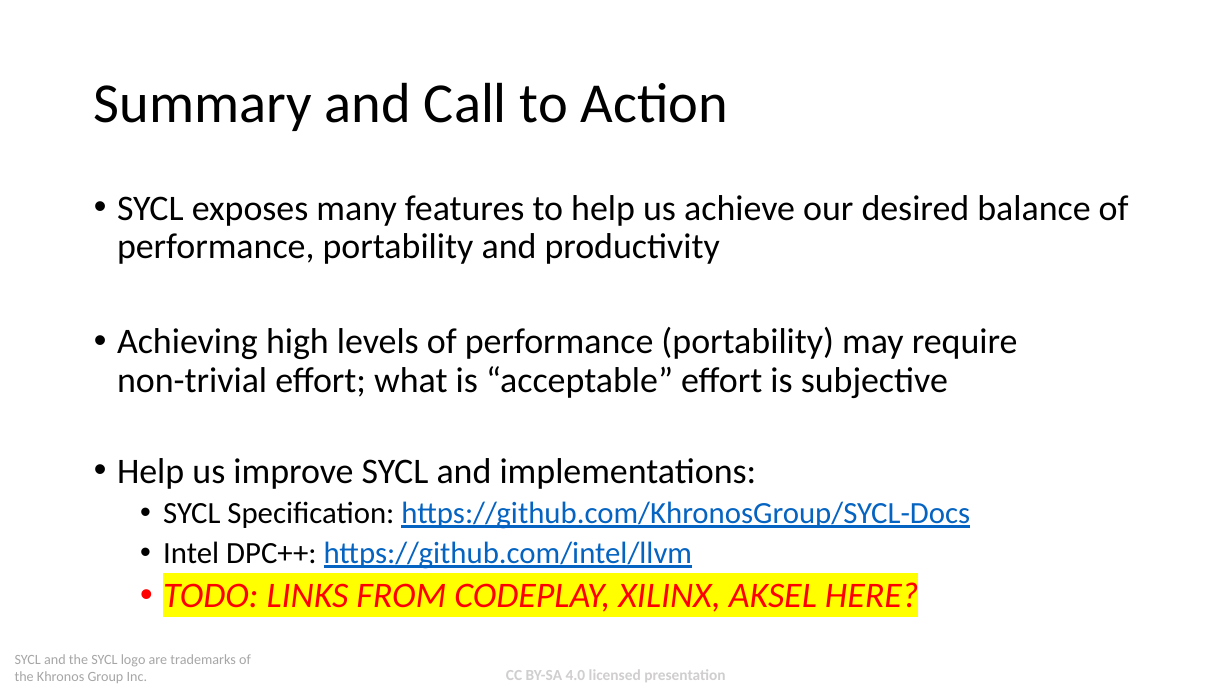
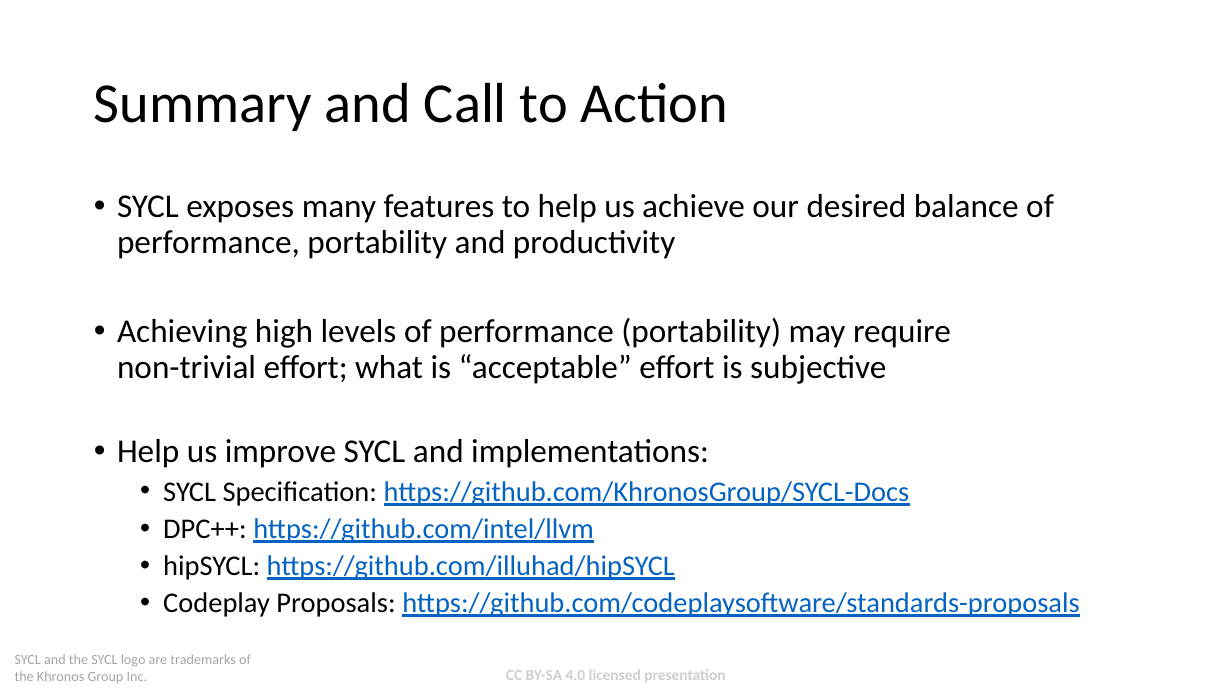
Before and after one commit to codeplaysoftware/syclacademy, a slide deck: slide 11 of Lesson_Materials/Lecture_18B_Think_Performance_Portable/Lecture_18B_Think_Performance_Portable.pptx. Drawn at 1232x693 pixels with LibreOffice and Linux fonts; fonts in the diff are those of the drawing; background and template pictures are left out. Boxes give left, top, right and bottom in pixels: in the first picture for what was removed or moved away, otherwise in the second. Text is boxed around its words. In the diff, an @@ line names an element or a change of style, - is before the commit and + after.

Commit message:
final perf portability presentation

```diff
--- a/Lesson_Materials/Lecture_18B_Think_Performance_Portable/Lecture_18B_Think_Performance_Portable.pptx
+++ b/Lesson_Materials/Lecture_18B_Think_Performance_Portable/Lecture_18B_Think_Performance_Portable.pptx
@@ text at [117,194,1054,506]: size 28 to 25.9 pt in "SYCL exposes many features to help us ...", "Achieving high levels of performance (portability) may ...", "Help us improve SYCL and implementations:"; size 24 to 22.2 pt in "SYCL Specification: https://github.com/KhronosGroup/SYCL-Doc ..." @@
@@ text at [163,518,1079,617]: text changed; size 24 to 22.2 pt; text colour #FF0000 to #0563C1 @@
-  • Intel DPC++: https://github.com/intel/llvm
-  • TODO: LINKS FROM CODEPLAY, XILINX, AKSEL HERE?
+  • DPC++: https://github.com/intel/llvm
+  • hipSYCL: https://github.com/illuhad/hipSYCL
+  • Codeplay Proposals: https://github.com/codeplaysoftware/standards-proposals
```
Also in this commit, not shown: 10 other slides changed, 1 other file.
